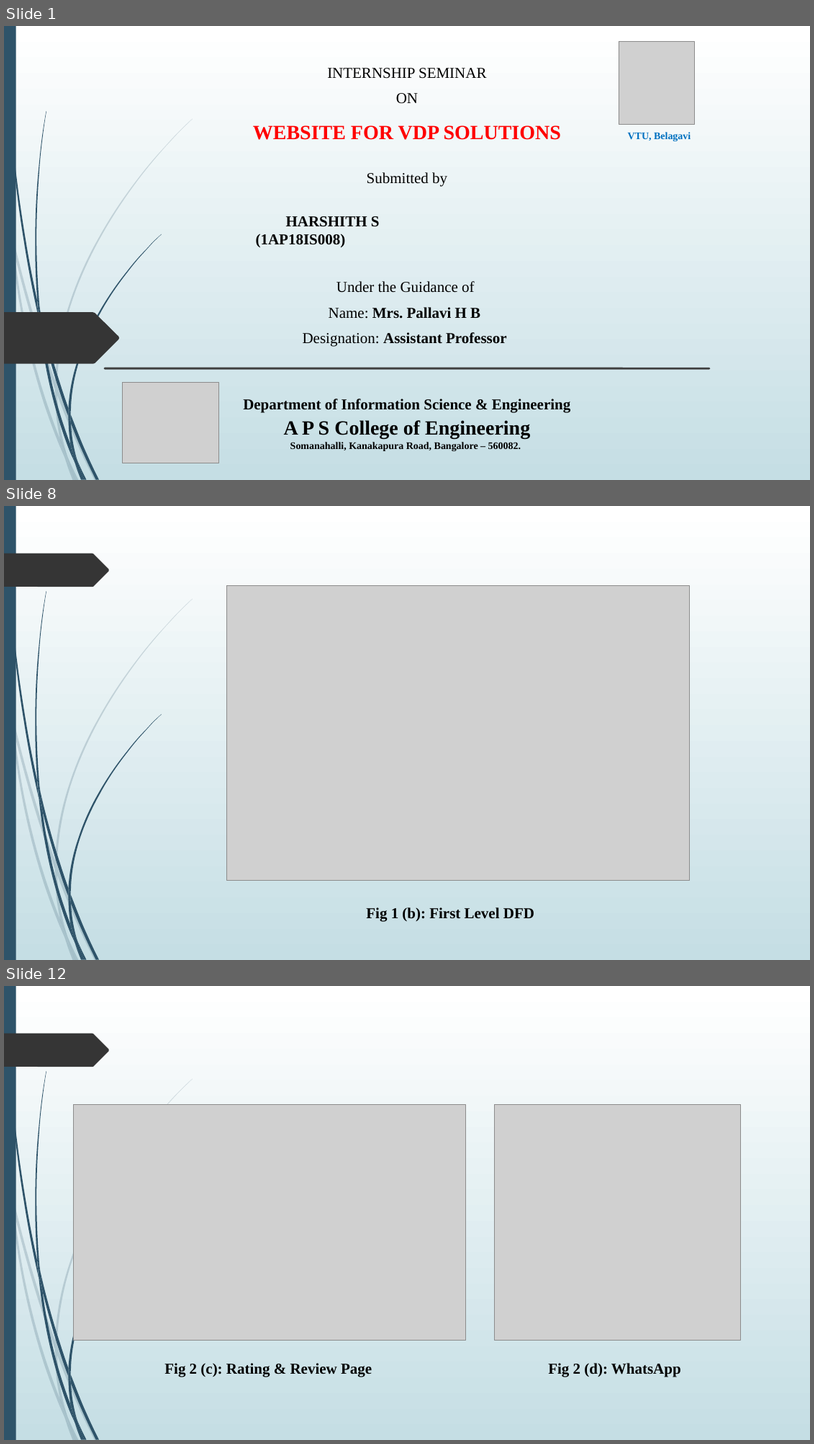
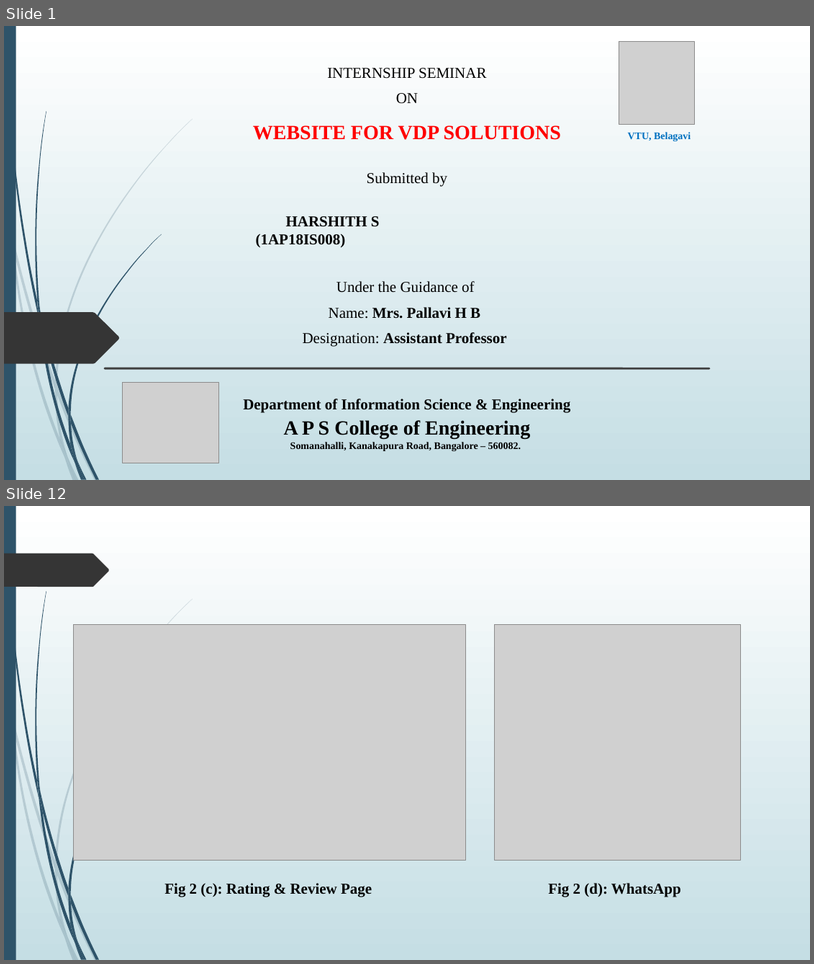
Before and after one commit to Harshith5S/VDP_Solutions, a slide deck: presentation.pptx. Shown one above the other, each under a label of ours: slides 1, 8 and 12 before the commit, slides 1 and 12 after it; the slides between them are not shown. The pictures are 814x1444 and 814x964 pixels, drawn with LibreOffice and Linux fonts; fonts in the diff are those of the drawing; grey boxes stand for pictures. Boxes give left, top, right and bottom in pixels: in the first picture for what was removed or moved away, otherwise in the second. Text is boxed around its words. In the diff, an @@ line names an element or a change of style, - is before the commit and + after.

```diff
--- a/presentation.pptx
+++ b/presentation.pptx
@@ slide 8 removed at [4, 506, 810, 960], background gradient #FFFFFF to #C5DEE5; not listed: 24 template elements that a slide beside it also shows @@
@@ picture removed at [226, 586, 690, 880] @@
@@ text removed at [366, 907, 535, 921] @@
-Fig 1 (b): First Level DFD
```
Also in this commit, not shown: 9 slides changed, 2 slides added, 1 other file.
